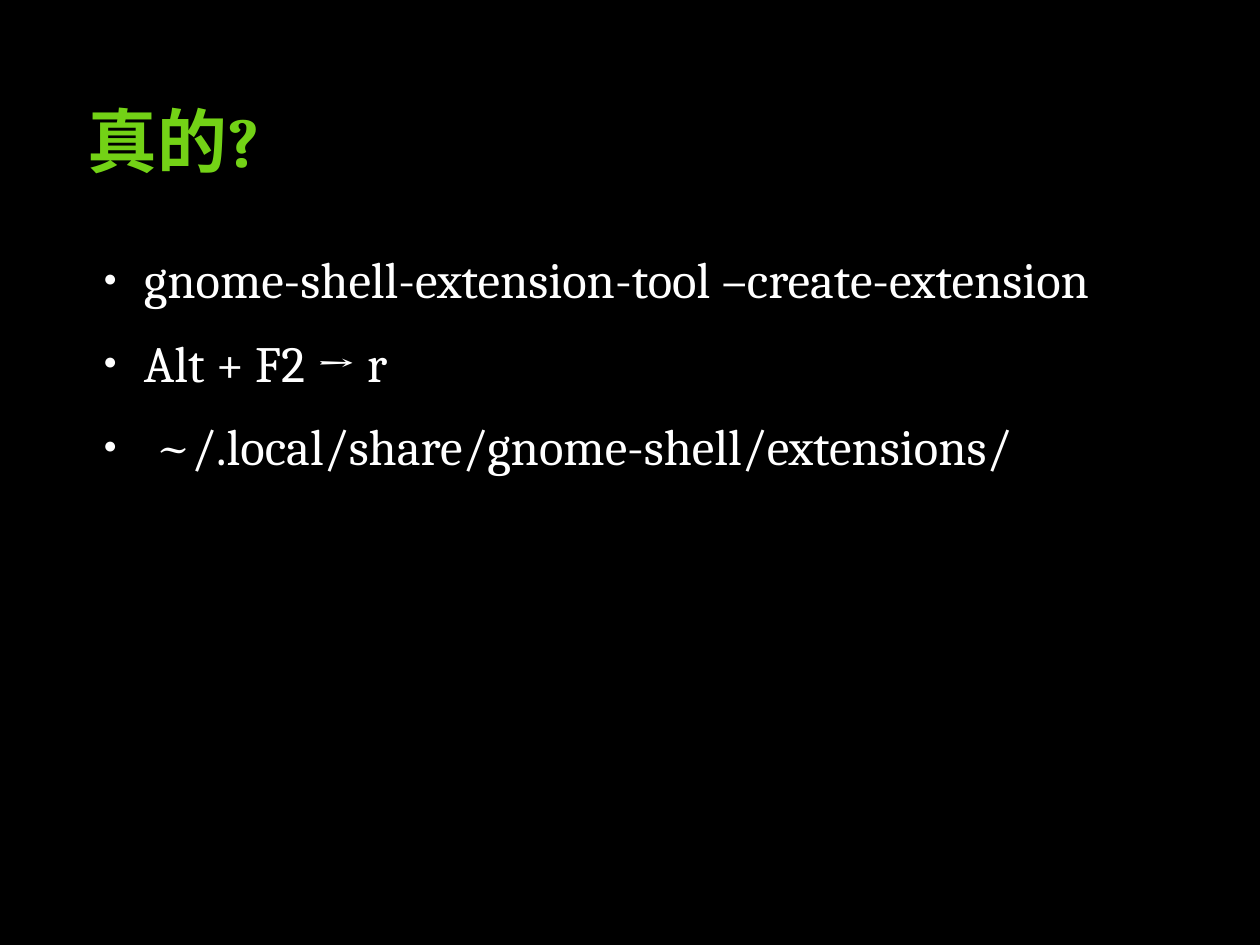
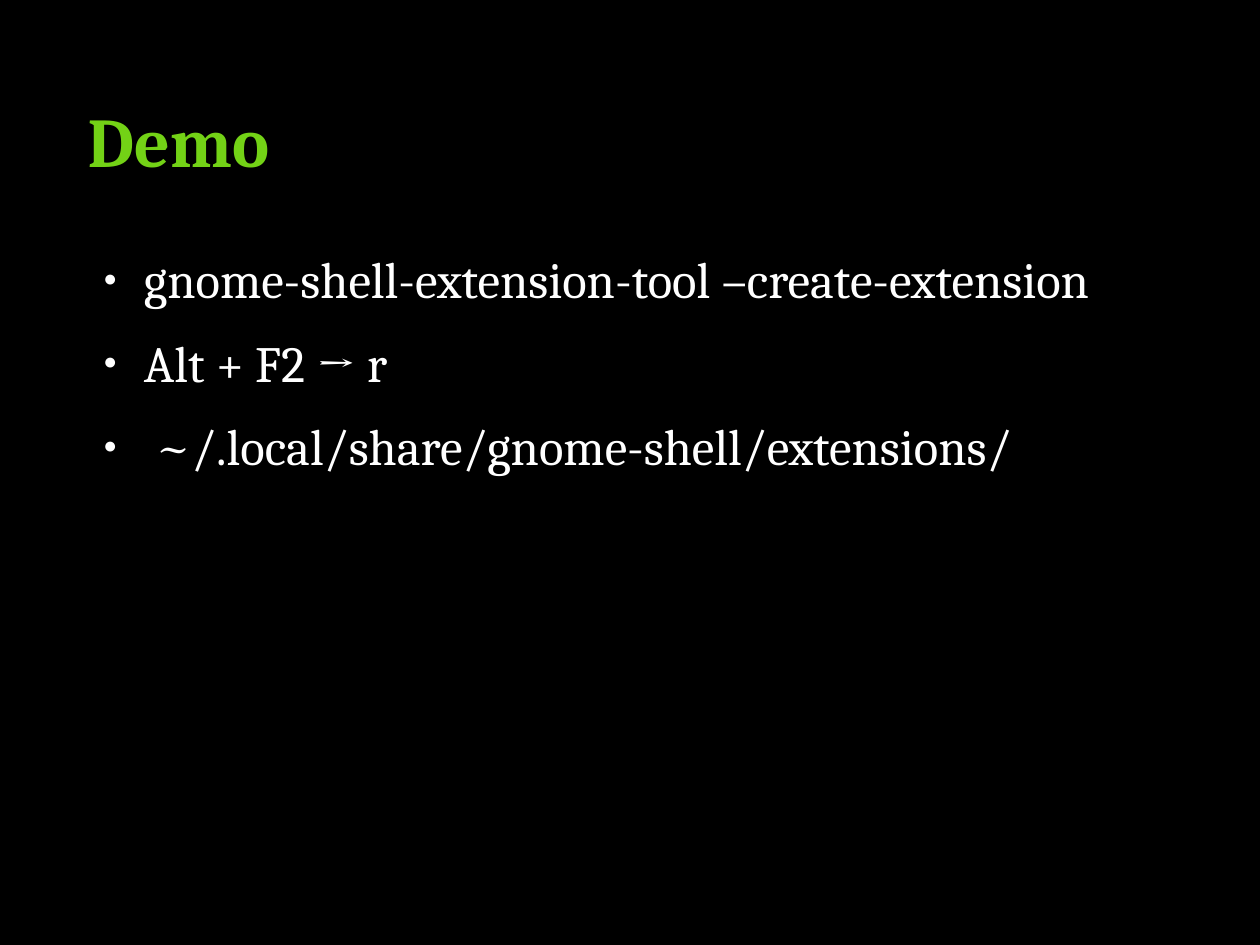
Before and after one commit to binli/workshop, a slide deck: slide 19 of presentations/GNOME.odp (slide 15 before the commit). Drawn at 1260x945 pixels with LibreOffice and Linux fonts; fonts in the diff are those of the drawing. Boxes give left, top, right and bottom in pixels: in the first picture for what was removed or moved away, otherwise in the second. Text is boxed around its words. In the diff, an @@ line names an element or a change of style, - is before the commit and + after.

```diff
--- a/presentations/GNOME.odp
+++ b/presentations/GNOME.odp
@@ title at (88,120,269,168): text changed @@
-真的?
+Demo
```
Also in this commit, not shown: 9 other slides changed, 6 slides added, 1 slide removed, 2 other files.
